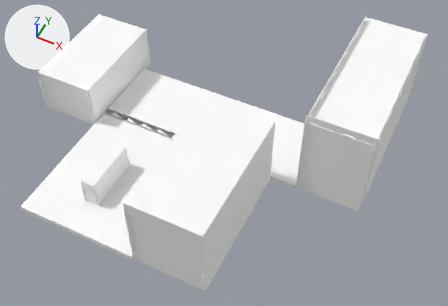
Before and after pictures for a commit that changed the OBJ model Games/GuruttoWorld/Assets/Models/StreetJourney/Baked/Block-1-4.obj.
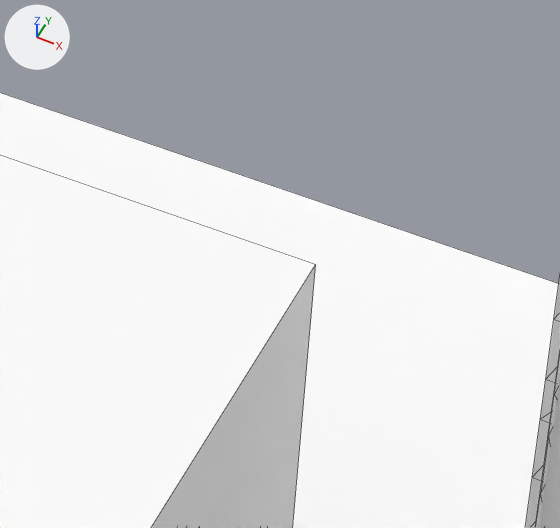
Each version is shown whole from a 50 mm camera at (34.06, 2.03, 57.76) aimed at (11.85, 46.47, 2.22), then close up on the part from 53% to 68% of the width and 29% to 50% of the height. The lights are fixed; the arrows at upper left show +X, +Y and +Z. The older version's two pictures come first. The close-ups show mesh edges as thin lines. Where no turn or scale is listed for an object, it has been applied to the vertices. Vertices at exactly the same position are counted once.

Before the edit, the objects in view are built like this:
```python
me_block_1_4 = bpy.data.meshes.new('Block-1-4')
me_block_1_4.from_pydata(...)  # 1846 vertices, 2260 faces; spans x -14.0..29.0, y 30.0..67.8, z -0.1..12.0
me_block_1_4.materials.append(mat_white)  # white #ffffff
ob_block_1_4 = bpy.data.objects.new('Block-1-4', me_block_1_4)
ob_block_1_4.location = (0.0, 0.0, 0.0)
```
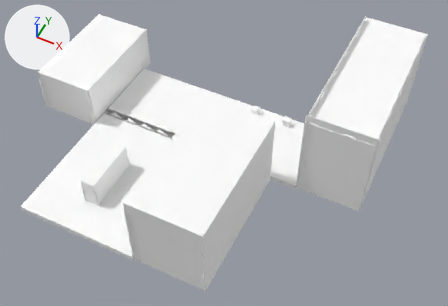
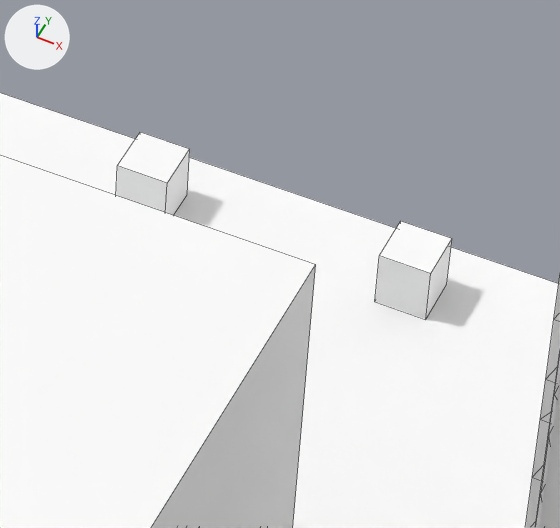
What differs and where, as boxes [x1, y1, x2, y2] in the close-ups (560 x 528 px):
part 1 of me_block_1_4, added: after [116, 132, 190, 215]
part 2 of me_block_1_4, added: after [375, 221, 452, 319]

Diff of the bpy script that builds the scene:
```diff
--- a/Games/GuruttoWorld/Assets/Models/StreetJourney/Baked/Block-1-4.obj.py
+++ b/Games/GuruttoWorld/Assets/Models/StreetJourney/Baked/Block-1-4.obj.py
@@ me_block_1_4 @@
 # used by ob_block_1_4; location = (0.0, 0.0, 0.0)
-me_block_1_4.from_pydata(...)  # 1846 vertices, 2260 faces; spans x -14.0..29.0, y 30.0..67.8, z -0.1..12.0
+me_block_1_4.from_pydata(...)  # 1862 vertices, 2272 faces; spans x -14.0..29.0, y 30.0..67.8, z -0.1..12.0
+# me_block_1_4 part 1: a new loose piece, a box spanning x 11.38..12.23, y 55.38..56.22, z 0.55..1.55, in mat_white (white #ffffff)
+# me_block_1_4 part 2: a new loose piece, a box spanning x 15.77..16.62, y 55.38..56.22, z 0.55..1.55, in mat_white (white #ffffff)
 me_block_1_4.materials.append(mat_white)
```
